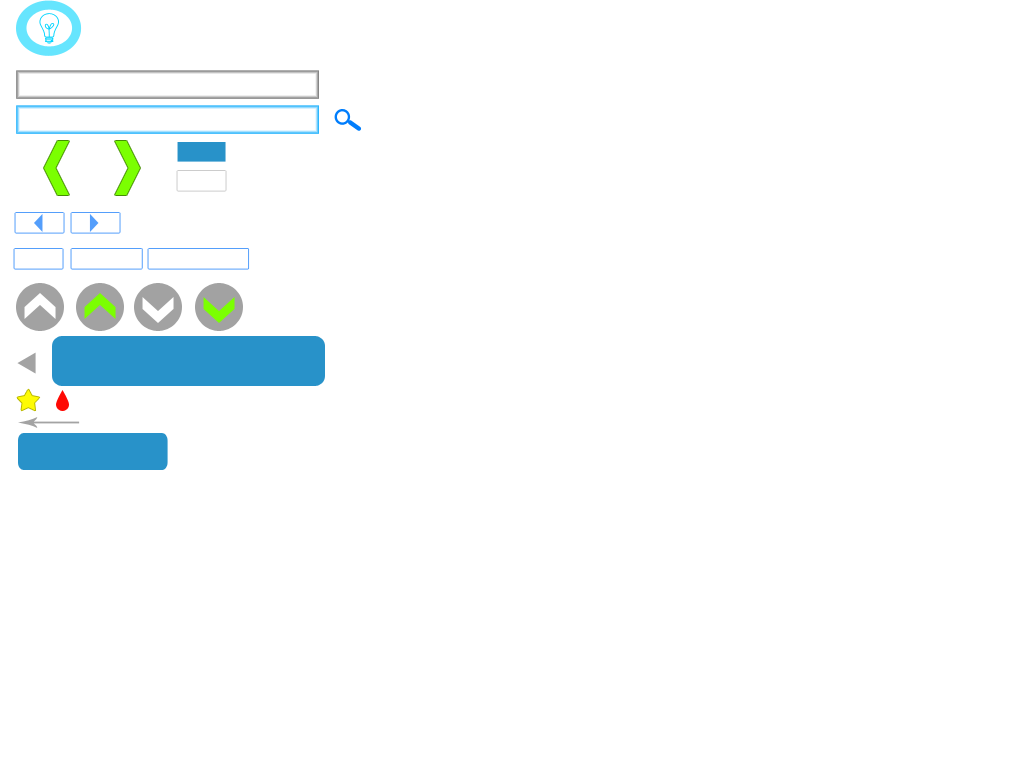
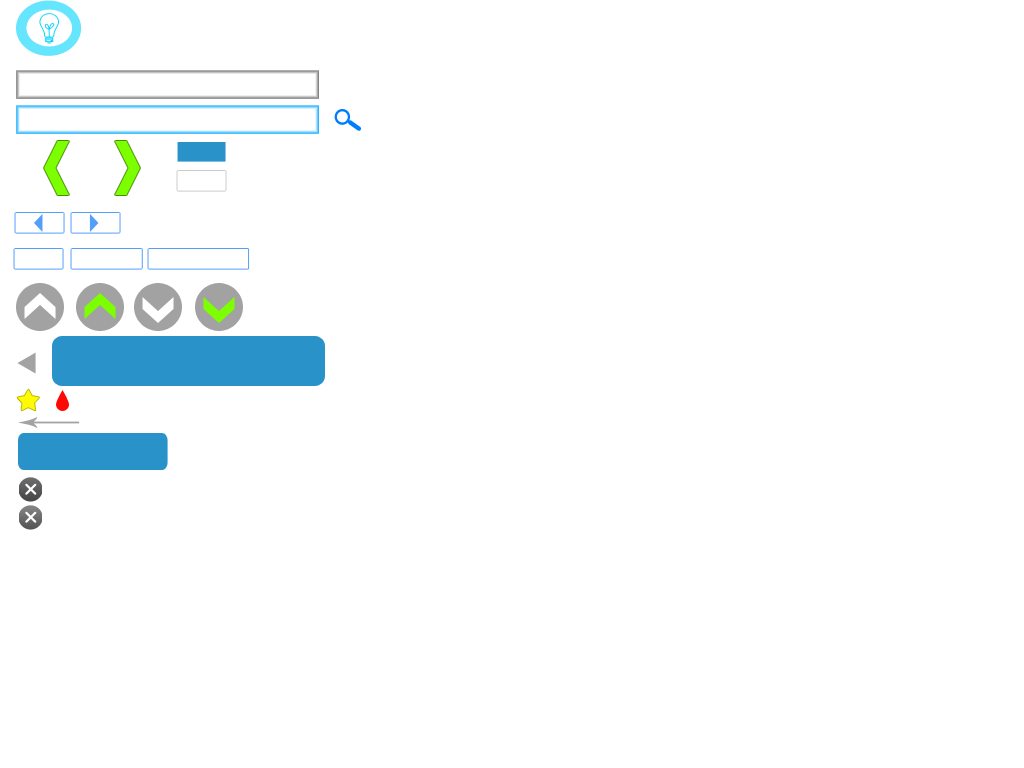
Two versions of the same layered image (w=1024, h=768). Layer-by-layer changes:
added layer "Layer 2" above "Shape 13" over <box>19,477,42,530</box>
